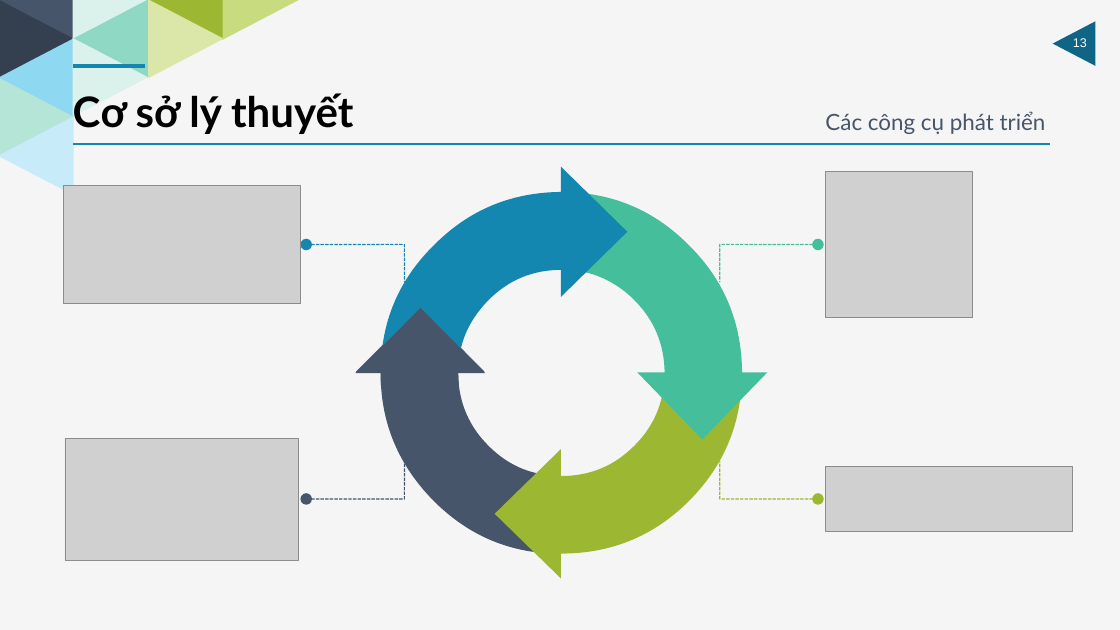
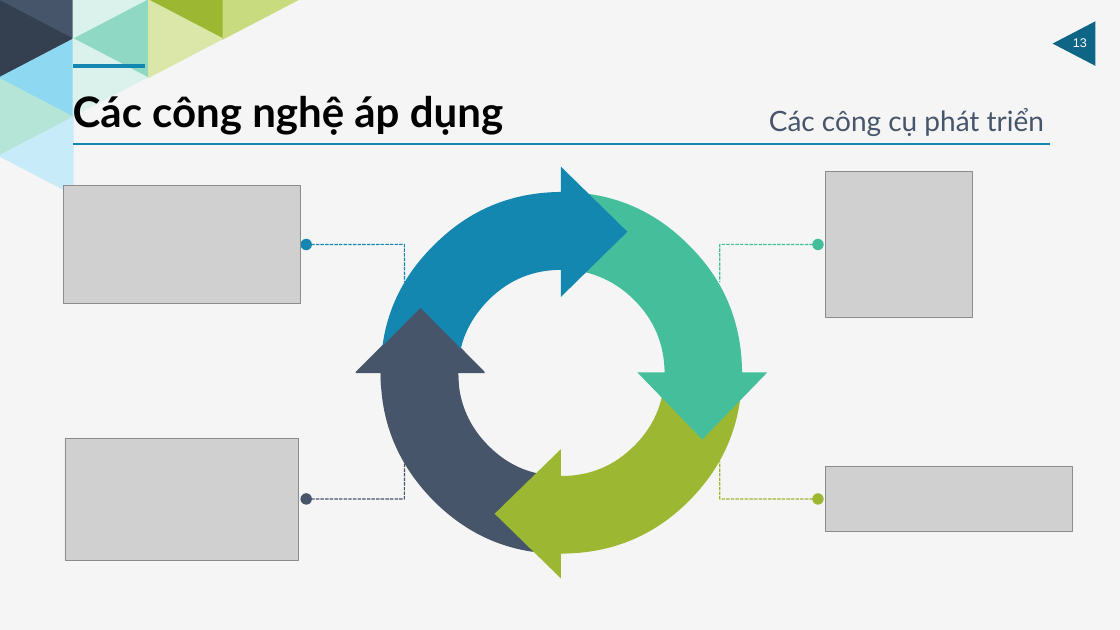
Before and after one commit to HaiUIT-zz/Price-Compare-System, a slide deck: slide 13 of presentation/final-file-present/Report-Project-14012018.pptx. Drawn at 1120x630 pixels with LibreOffice and Linux fonts; fonts in the diff are those of the drawing; grey boxes stand for pictures. Boxes give left, top, right and bottom in pixels: in the first picture for what was removed or moved away, otherwise in the second. Text is boxed around its words. In the diff, an @@ line names an element or a change of style, - is before the commit and + after.

```diff
--- a/presentation/final-file-present/Report-Project-14012018.pptx
+++ b/presentation/final-file-present/Report-Project-14012018.pptx
@@ text at [73, 95, 503, 135]: text changed @@
-Cơ sở lý thuyết
+Các công nghệ áp dụng
@@ text "Các công cụ phát triển": place and size @@
-text "Các công cụ phát triển" at [825, 111, 1046, 134]
+text "Các công cụ phát triển" at [769, 108, 1044, 136]
@@ text "Các công cụ phát triển" at [769, 108, 1044, 136]: size 19.2 to 24 pt @@
```
Also in this commit, not shown: 9 other slides changed, 1 slide removed, 8 other files.
